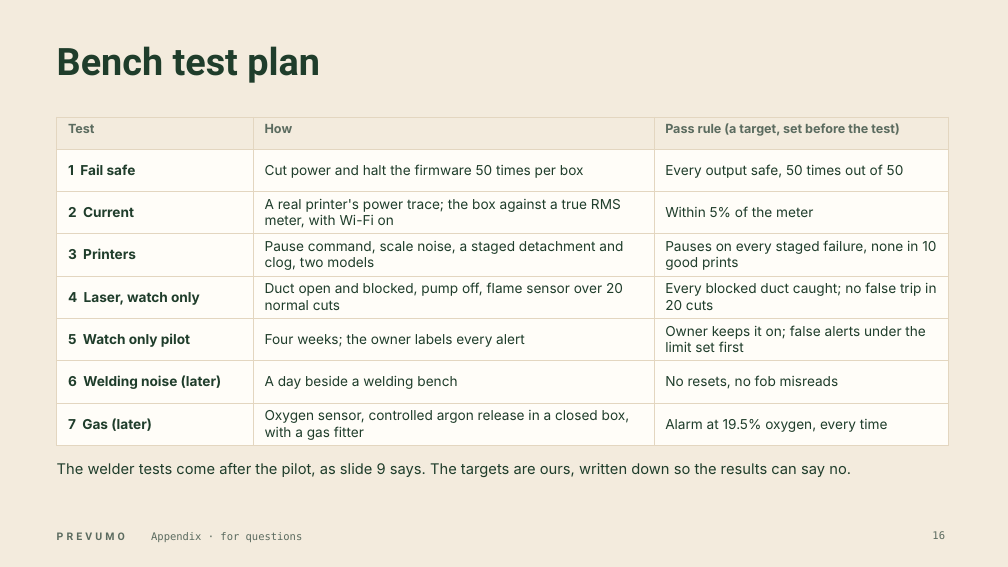
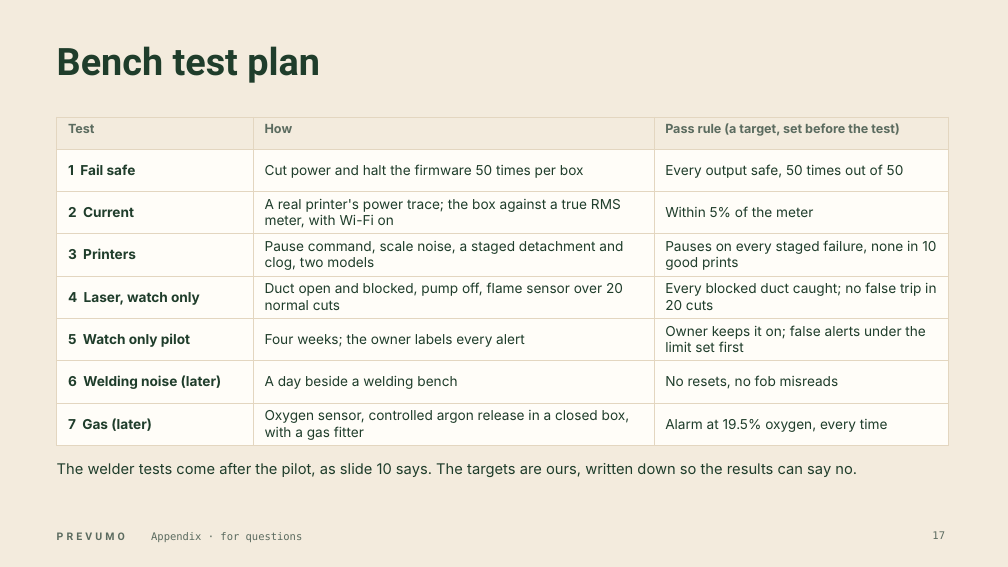
Before and after one commit to WAHB22/wahbs-world, a slide deck: slide 17 of prevumo/deliverables/final/PREVUMO-final.pptx (slide 16 before the commit). Drawn at 1008x567 pixels with LibreOffice and Linux fonts; fonts in the diff are those of the drawing. Boxes give left, top, right and bottom in pixels: in the first picture for what was removed or moved away, otherwise in the second. Text is boxed around its words. In the diff, an @@ line names an element or a change of style, - is before the commit and + after.

```diff
--- a/prevumo/deliverables/final/PREVUMO-final.pptx
+++ b/prevumo/deliverables/final/PREVUMO-final.pptx
@@ text at bbox=[57, 463, 857, 477]: text changed @@
-The welder tests come after the pilot, as slide 9 says. The targets are ours, written down so the results can say no.
+The welder tests come after the pilot, as slide 10 says. The targets are ours, written down so the results can say no.
@@ page number at bbox=[932, 531, 945, 539]: text changed @@
-16
+17
```
Also in this commit, not shown: 8 other slides changed, 4 slides added, 3 slides removed, 11 other files.
